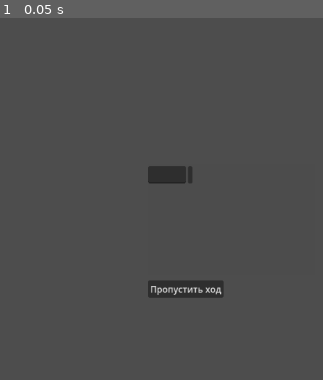
Above: before the commit, frame 1.
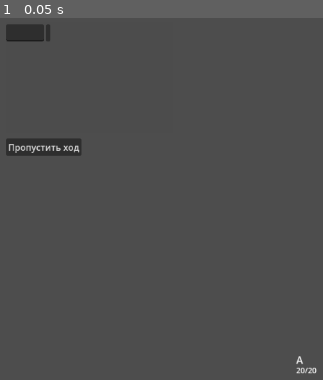
Above: after the commit, the same moment.

Repository: Deniseks239/tactical-rpg-ai-v-2
Game: Godot game, scene res://scenes/main.tscn
Two runs of this game, one before a commit and one after it. Both use one fixed random seed, a clock stepped at 60 frames per second and the inputs below. This scene is started directly instead of the project's main scene.
Inputs:
- Up to frame 1 (0.05 s): no input

The runs differ from the first frame. In frame 1, 3.2% of the frame differs, in the area x 1-99%, y 1-99%.
Error before the commit: Parse Error: Could not resolve external class member "name". (res://scripts/game/game_controller.gd:773)

Commit message:
Update character_data.gd

Diff:
--- a/scripts/characters/character_data.gd
+++ b/scripts/characters/character_data.gd
@@ -1,10 +1,10 @@
-extends Node
+extends Resource
 class_name CharacterData
 
 @export var id: String = ""
-@export var name: String = ""
-@export var class_type: String = ""  # warrior, mage, rogue, cleric
-@export var race: String = ""  # human, elf, dwarf, halfling
+@export var character_name: String = ""  # Переименуем, чтобы не конфликтовать с Node.name
+@export var class_type: String = ""
+@export var race: String = ""
 @export var level: int = 1
 @export var hp: int = 20
 @export var max_hp: int = 20
@@ -37,7 +37,7 @@
 func to_dict() -> Dictionary:
 	return {
 		"id": id,
-		"name": name,
+		"name": character_name,
 		"class": class_type,
 		"race": race,
 		"level": level,
